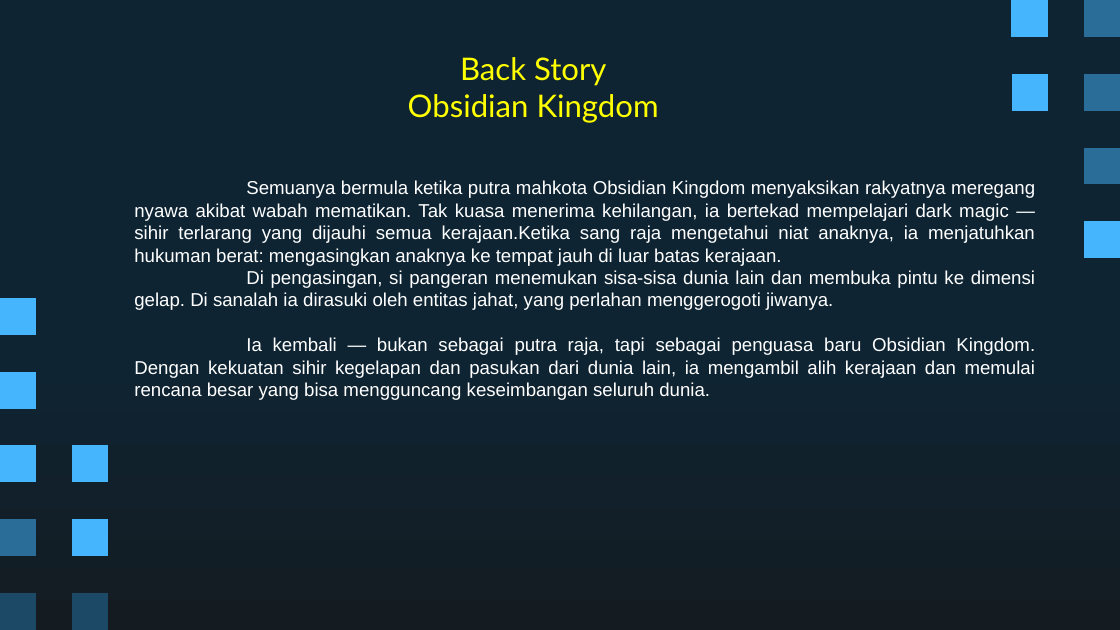
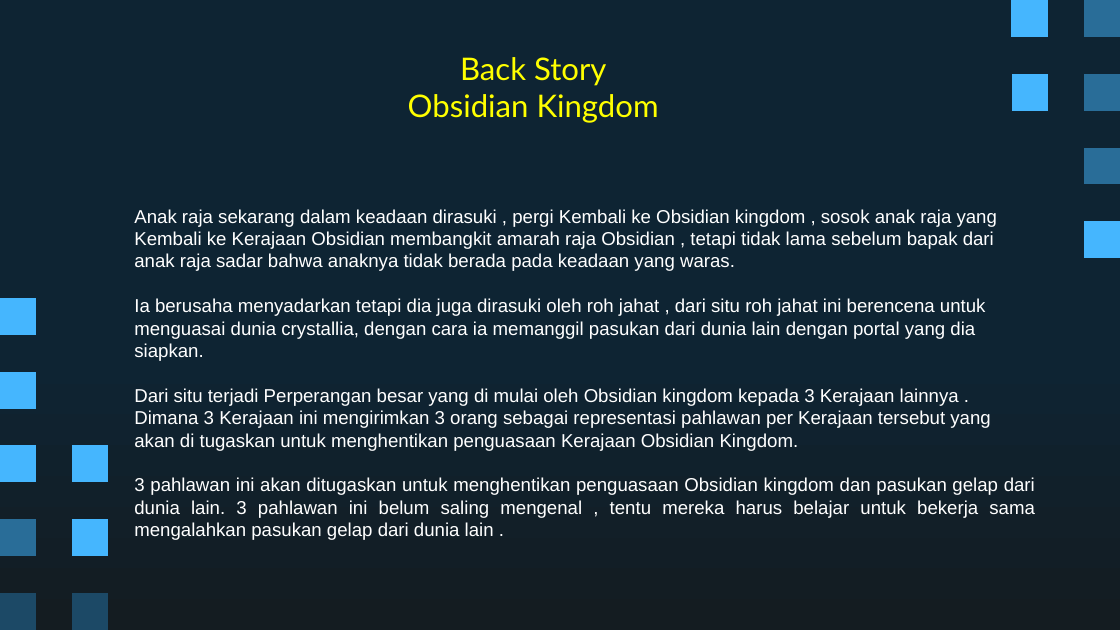
Before and after one commit to Ricardhad/gameProgProject, a slide deck: slide 3 of Super Pixel Vintage Gaming by Slidesgo.pptx. Drawn at 1120x630 pixels with LibreOffice and Linux fonts; fonts in the diff are those of the drawing. Boxes give left, top, right and bottom in pixels: in the first picture for what was removed or moved away, otherwise in the second. Text is boxed around its words. In the diff, an @@ line names an element or a change of style, - is before the commit and + after.

```diff
--- a/Super Pixel Vintage Gaming by Slidesgo.pptx
+++ b/Super Pixel Vintage Gaming by Slidesgo.pptx
@@ text at box(134, 209, 1035, 540): text changed @@
-Semuanya bermula ketika putra mahkota Obsidian Kingdom menyaksikan rakyatnya meregang nyawa akibat wabah mematikan. Tak kuasa menerima kehilangan, ia bertekad mempelajari dark magic — sihir terlarang yang dijauhi semua kerajaan.Ketika sang raja mengetahui niat anaknya, ia menjatuhkan hukuman berat: mengasingkan anaknya ke tempat jauh di luar batas kerajaan.
-Di pengasingan, si pangeran menemukan sisa-sisa dunia lain dan membuka pintu ke dimensi gelap. Di sanalah ia dirasuki oleh entitas jahat, yang perlahan menggerogoti jiwanya.
-Ia kembali — bukan sebagai putra raja, tapi sebagai penguasa baru Obsidian Kingdom. Dengan kekuatan sihir kegelapan dan pasukan dari dunia lain, ia mengambil alih kerajaan dan memulai rencana besar yang bisa mengguncang keseimbangan seluruh dunia.
+Anak raja sekarang dalam keadaan dirasuki , pergi Kembali ke Obsidian kingdom , sosok anak raja yang Kembali ke Kerajaan Obsidian membangkit amarah raja Obsidian , tetapi tidak lama sebelum bapak dari anak raja sadar bahwa anaknya tidak berada pada keadaan yang waras.
+Ia berusaha menyadarkan tetapi dia juga dirasuki oleh roh jahat , dari situ roh jahat ini berencena untuk menguasai dunia crystallia, dengan cara ia memanggil pasukan dari dunia lain dengan portal yang dia siapkan.
+Dari situ terjadi Perperangan besar yang di mulai oleh Obsidian kingdom kepada 3 Kerajaan lainnya .
+Dimana 3 Kerajaan ini mengirimkan 3 orang sebagai representasi pahlawan per Kerajaan tersebut yang akan di tugaskan untuk menghentikan penguasaan Kerajaan Obsidian Kingdom.
+3 pahlawan ini akan ditugaskan untuk menghentikan penguasaan Obsidian kingdom dan pasukan gelap dari dunia lain. 3 pahlawan ini belum saling mengenal , tentu mereka harus belajar untuk bekerja sama mengalahkan pasukan gelap dari dunia lain .
```
Also in this commit, not shown: 7 other slides changed, 2 slides added, 2 slides removed.
